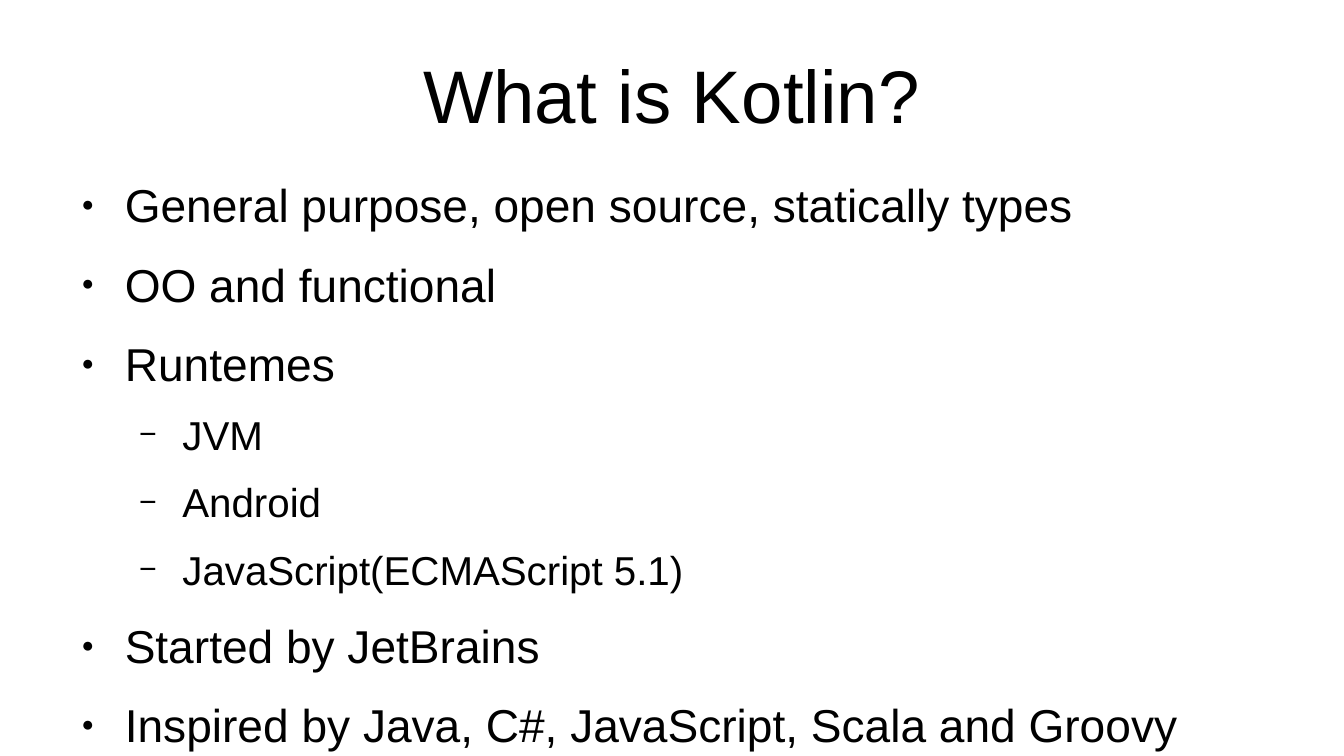
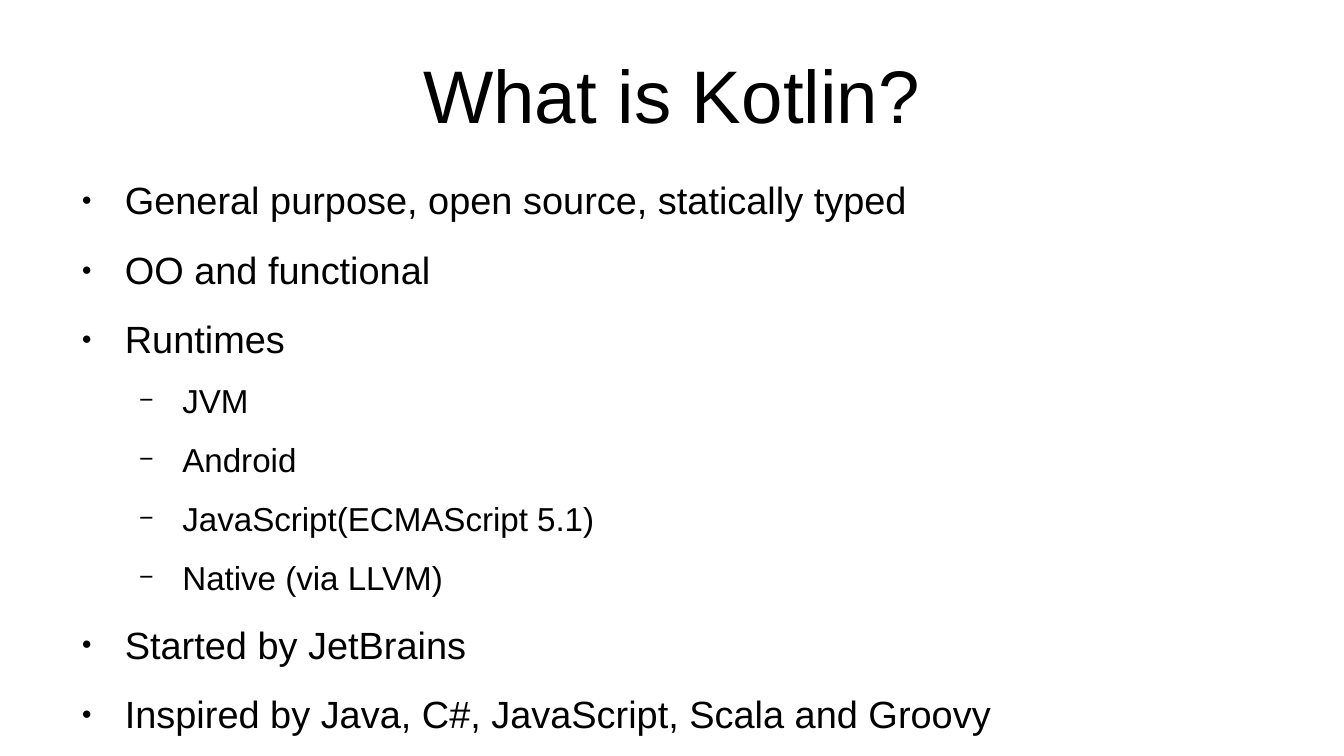
Before and after one commit to kfp/kotlin-intro, a slide deck: slide 2 of present.odp. Drawn at 1344x756 pixels with LibreOffice and Linux fonts; fonts in the diff are those of the drawing. Boxes give left, top, right and bottom in pixels: in the first picture for what was removed or moved away, otherwise in the second. Text is boxed around its words. In the diff, an @@ line names an element or a change of style, - is before the commit and + after.

Commit message:
minor updates

```diff
--- a/present.odp
+++ b/present.odp
@@ text at (125, 186, 907, 221): text changed; size 27.2 to 22.4 pt @@
-● General purpose, open source, statically types
+● General purpose, open source, statically typed
@@ text at (125, 256, 990, 735): size 27.2 to 22.4 pt in "OO and functional", "Started by JetBrains", "Inspired by Java, C#, JavaScript, Scala and ..."; size 23.8 to 19.6 pt in "JVM", "Android", "JavaScript(ECMAScript 5.1)" @@
@@ text at (125, 325, 285, 354): text changed; size 27.2 to 22.4 pt @@
-● Runtemes
+● Runtimes
@@ text at (182, 566, 443, 597): paragraph added @@
+  − Native (via LLVM)
```
Also in this commit, not shown: 2 other slides changed, 2 slides added, 1 slide removed.
